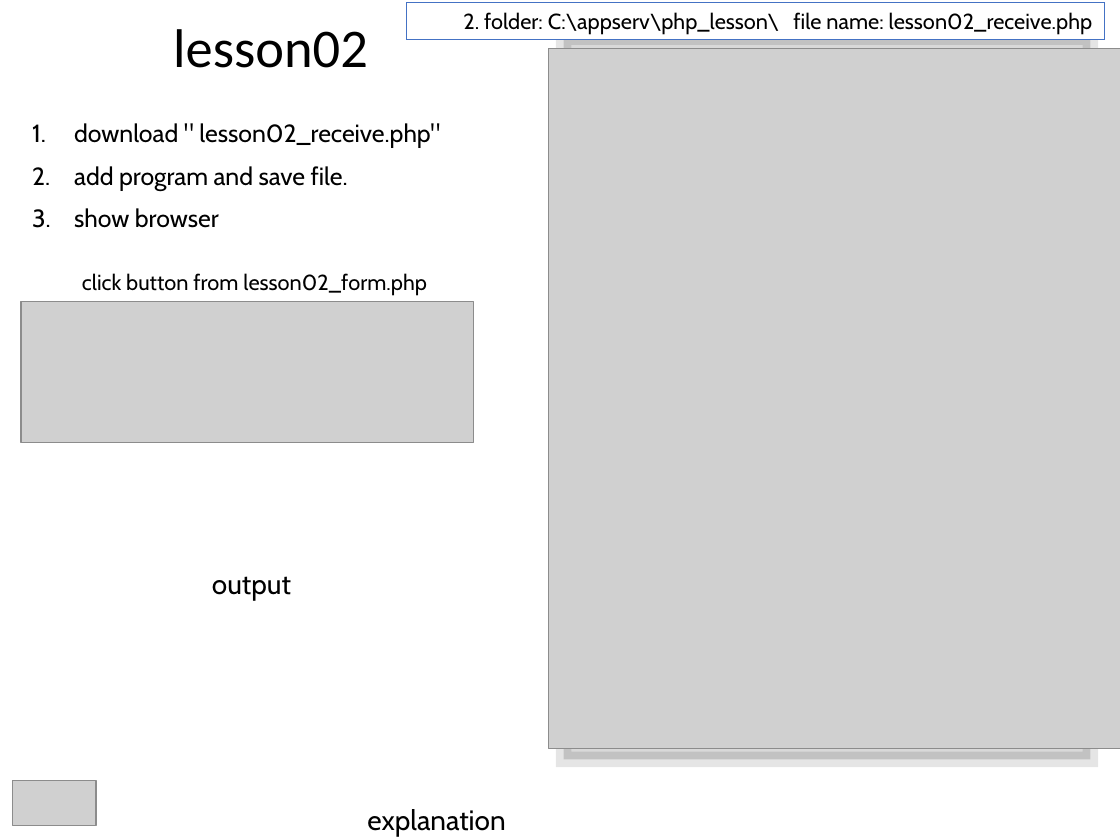
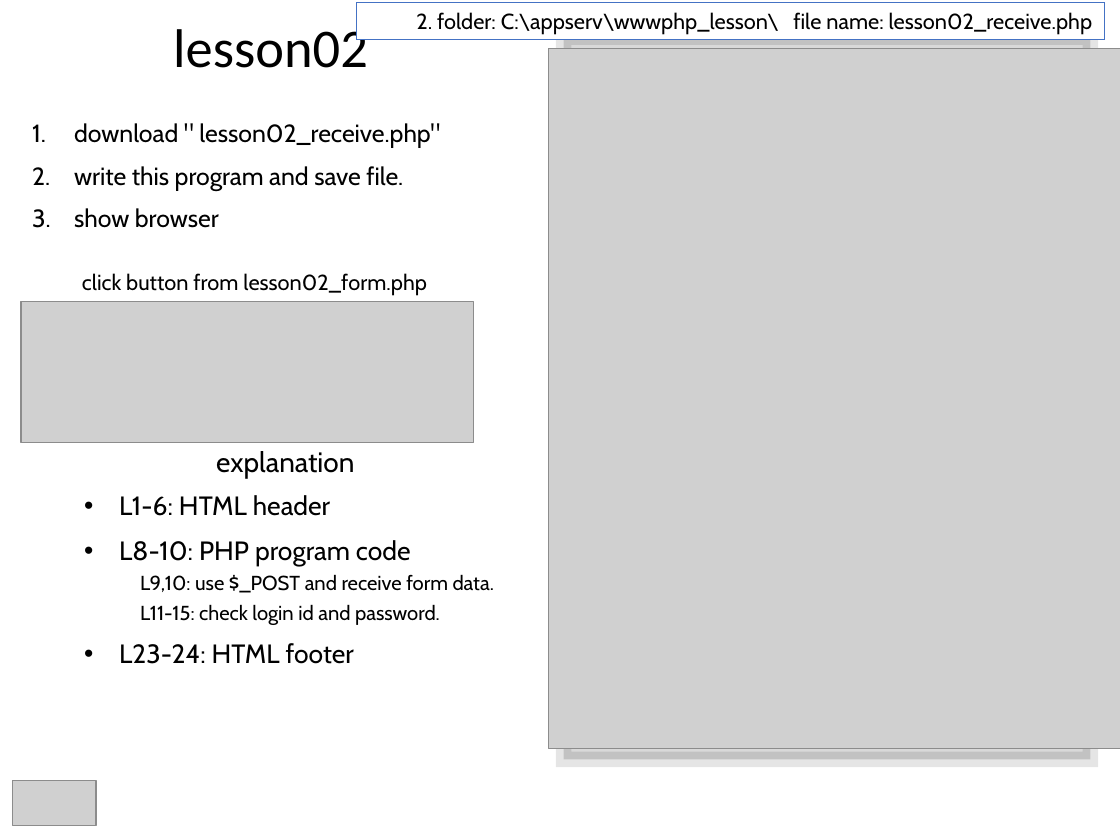
Before and after one commit to lastshogun13/php_lesson, a slide deck: slide 3 of ppt/lesson02.pptx. Drawn at 1120x840 pixels with LibreOffice and Linux fonts; fonts in the diff are those of the drawing; grey boxes stand for pictures. Boxes give left, top, right and bottom in pixels: in the first picture for what was removed or moved away, otherwise in the second. Text is boxed around its words. In the diff, an @@ line names an element or a change of style, - is before the commit and + after.

Commit message:
php_lesson

```diff
--- a/ppt/lesson02.pptx
+++ b/ppt/lesson02.pptx
@@ rectangle "2. folder: C:\appserv\wwwphp_lesson\ file name: ...": place and size @@
-rectangle "2. folder: C:\appserv\wwwphp_lesson\ file name: ..." at box(407, 2, 1104, 40)
+rectangle "2. folder: C:\appserv\wwwphp_lesson\ file name: ..." at box(356, 2, 1104, 40)
@@ text in rectangle at box(416, 12, 1093, 34): text changed @@
-2. folder: C:\appserv\php_lesson\ file name: lesson02_receive.php
+2. folder: C:\appserv\wwwphp_lesson\ file name: lesson02_receive.php
@@ text at box(74, 166, 403, 190): text changed @@
-2. add program and save file.
+2. write this program and save file.
@@ text "explanation": place and size @@
-text "explanation" at box(367, 809, 505, 837)
+text "explanation" at box(216, 451, 354, 478)
@@ text added at box(119, 495, 494, 664), 13 pt, text #000000 @@
+• L1-6: HTML header
+• L8-10: PHP program code
+  L9,10: use $_POST and receive form data.
+  L11-15: check login id and password.
+• L23-24: HTML footer
@@ text removed at box(212, 576, 291, 601) @@
-output
```
Also in this commit, not shown: 2 other slides changed, 1 slide removed, 23 other files.
